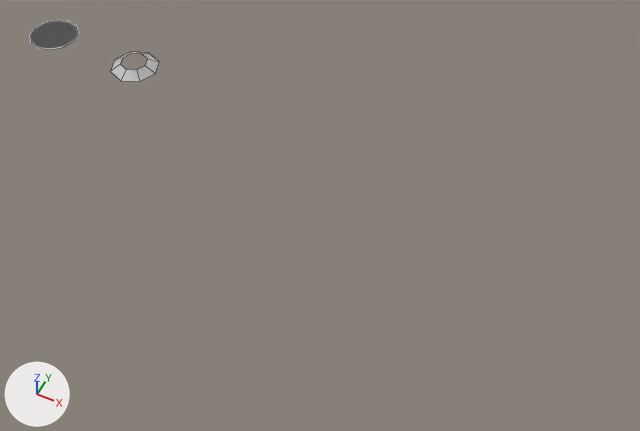
The Blender file Assets/Models/VFX/VFXModels.blend: old version first, new version second.
The view is the same before and after, from a camera (50 mm lens) standing at (58.7, -55.5, 56.5) and looking at (32.5, -3.0, -9.1). Arrows for +X, +Y and +Z are at lower left; the lights stay in place. Mesh edges are drawn as thin lines on the coarser meshes.

The scene before the commit, as lines of its bpy script (objects in view):
```python
me_circle = bpy.data.meshes.new('Circle')
me_circle.from_pydata(...)  # 24 vertices, 2 faces; spans x -1.0..1.0, y -1.0..1.0, z 0.0
me_torus_001 = bpy.data.meshes.new('Torus.001')
me_torus_001.from_pydata(...)  # 32 vertices, 16 faces; spans x -2.5..2.5, y 0.0..0.62, z -2.5..2.5
me_torus_001.polygons.foreach_set('use_smooth', [True] * 16)
ob_circle = bpy.data.objects.new('Circle', me_circle)
ob_circle.parent = ob_ring
ob_circle.location = (0.0, 0.0, 0.0)
ob_circle.scale = (2.5, 2.5, 2.5)
ob_splashring = bpy.data.objects.new('SplashRing', me_torus_001)
ob_splashring.location = (10.0, 0.0, 0.0)
ob_splashring.rotation_euler = (-1.571, 0.0, 0.0)  # degrees (-90, 0, 0)
```
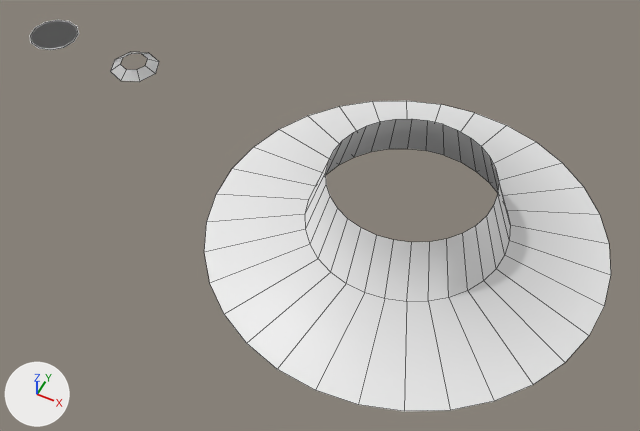
Location of each change, [x1, y1, x2, y2] in pixels of the pictures (640 x 431 px):
'BigHole', added
    after: [204, 101, 611, 411]

Edits to the bpy script that builds the scene:
```text
Add me_cone:
    me_cone.from_pydata(...)  # 96 vertices, 64 faces; spans x -20.0..20.0, y -20.0..20.0, z -8.0..0.0
    me_cone.polygons.foreach_set('use_smooth', [True] * 64)
Add ob_bighole:
    ob_bighole = bpy.data.objects.new('BigHole', me_cone)
    ob_bighole.location = (40.52, 0.0, -2.6)
```
